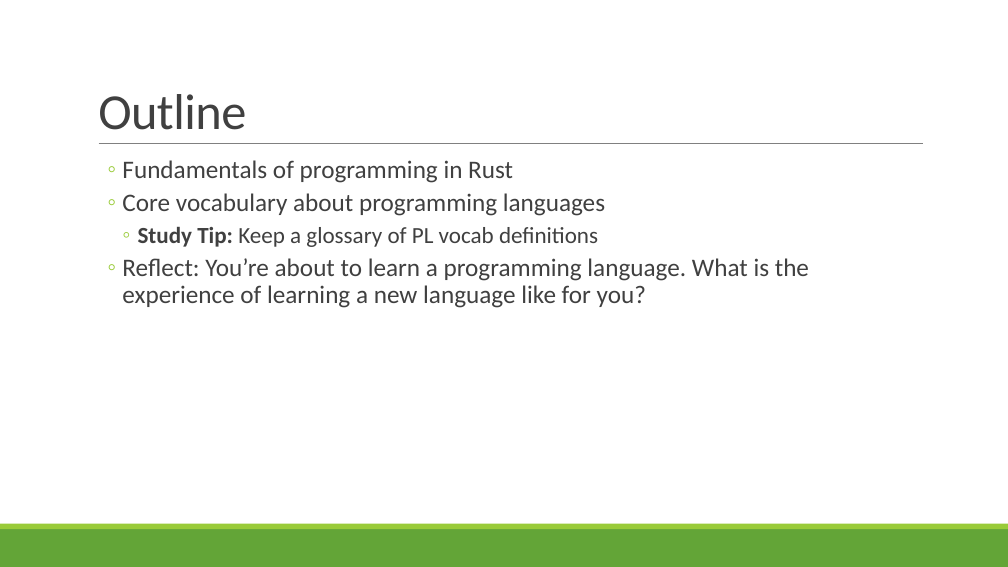
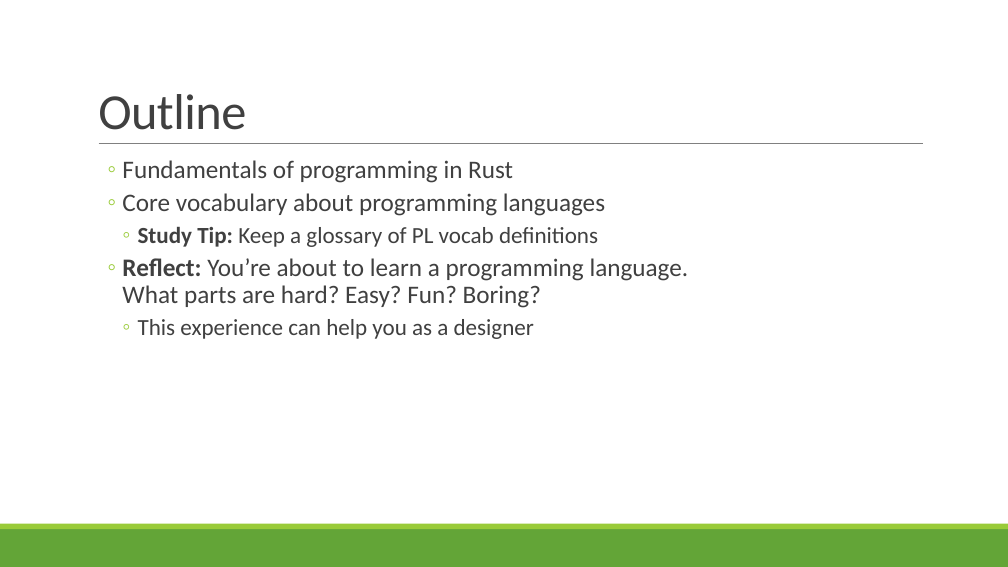
Before and after one commit to rbohrer/pl-course, a slide deck: slide 3 of LectureSlides/01Rust.pptx (slide 2 before the commit). Drawn at 1008x567 pixels with LibreOffice and Linux fonts; fonts in the diff are those of the drawing. Boxes give left, top, right and bottom in pixels: in the first picture for what was removed or moved away, otherwise in the second. Text is boxed around its words. In the diff, an @@ line names an element or a change of style, - is before the commit and + after.

```diff
--- a/LectureSlides/01Rust.pptx
+++ b/LectureSlides/01Rust.pptx
@@ text at (x1=122, y1=258, x2=689, y2=339): text changed @@
-  ◦ Reflect: You’re about to learn a programming language. What is the experience of learning a new language like for you?
+  ◦ Reflect: You’re about to learn a programming language.
+    What parts are hard? Easy? Fun? Boring?
+    ◦ This experience can help you as a designer
```
Also in this commit, not shown: 15 other slides changed, 3 slides added, 2 other files.
